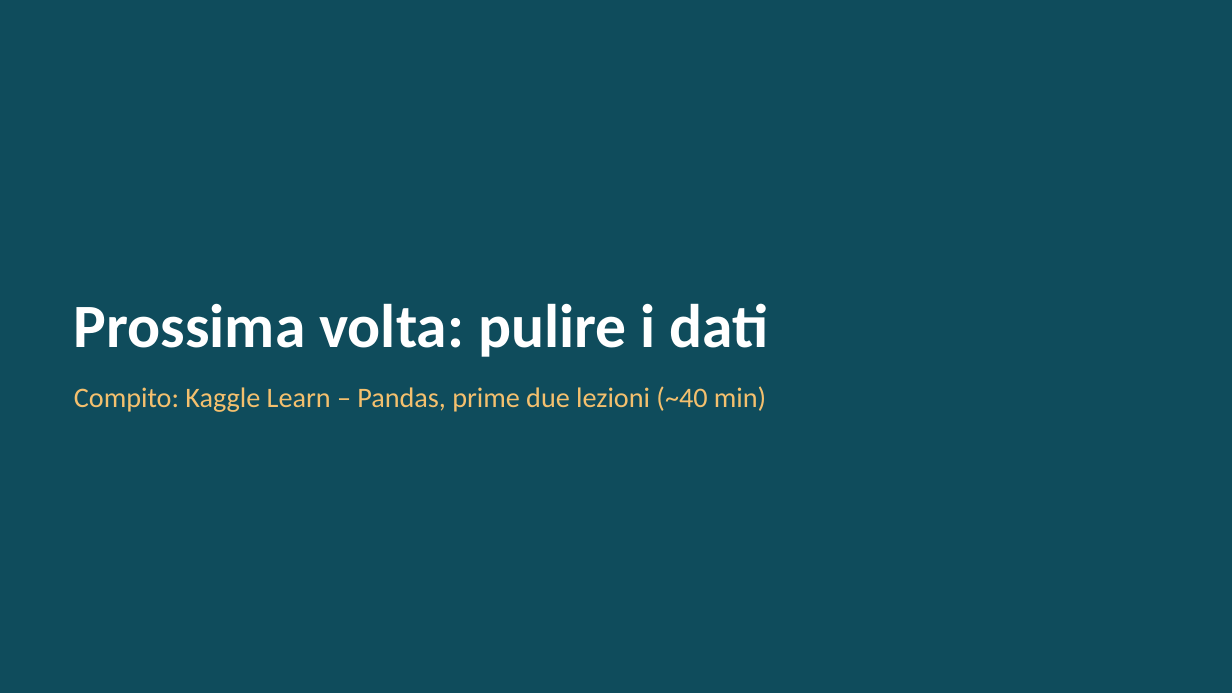
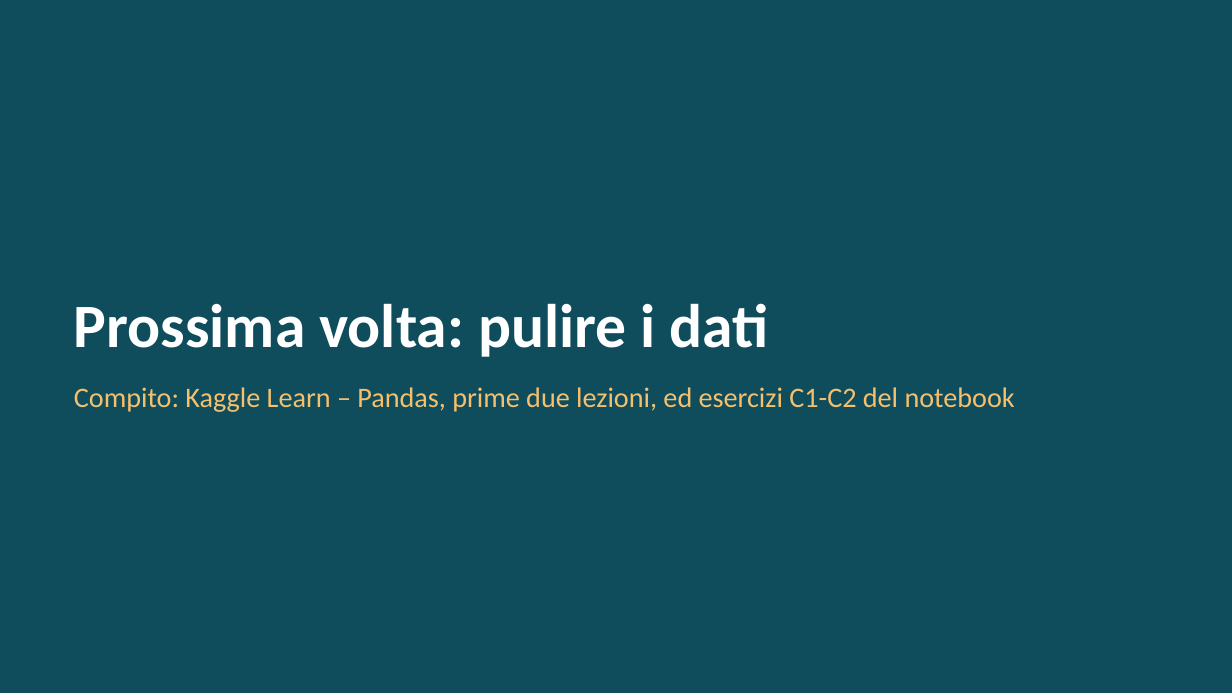
Before and after one commit to andrealorenzon/SIMA2026, a slide deck: slide 19 of L02_conosci_il_dataset/slide_complete.pptx. Drawn at 1232x693 pixels with LibreOffice and Linux fonts; fonts in the diff are those of the drawing. Boxes give left, top, right and bottom in pixels: in the first picture for what was removed or moved away, otherwise in the second. Text is boxed around its words. In the diff, an @@ line names an element or a change of style, - is before the commit and + after.

```diff
--- a/L02_conosci_il_dataset/slide_complete.pptx
+++ b/L02_conosci_il_dataset/slide_complete.pptx
@@ text at [74, 387, 1015, 412]: text changed @@
-Compito: Kaggle Learn – Pandas, prime due lezioni (~40 min)
+Compito: Kaggle Learn – Pandas, prime due lezioni, ed esercizi C1-C2 del notebook
```
Also in this commit, not shown: 8 other files.
